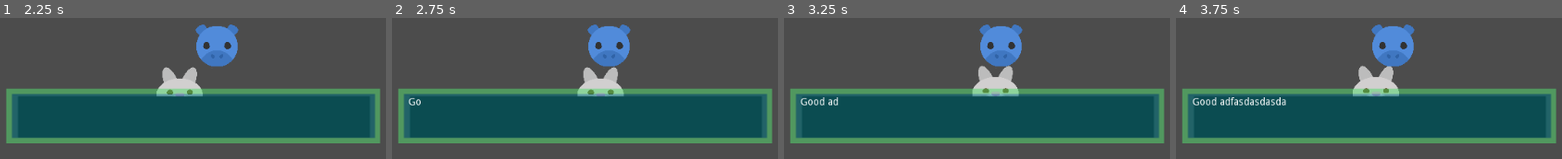
Above: before the commit, frames 1-4 (left to right).
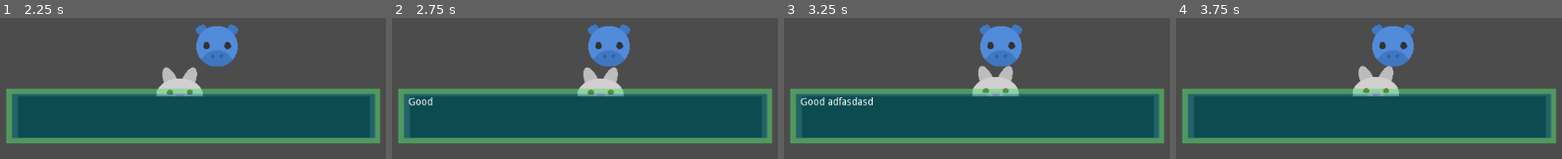
Above: after the commit, the same moments.

Repository: ryugold777/Godot_Interaction_With_Demo
Game: Godot game, scene res://Interacao.tscn
The game is run twice, just before and just after one commit, with the same random seed, the same clock (stepped at 60 frames per second) and the same inputs.
Inputs:
- Up to frame 1 (2.25 s): tap Enter (ui_accept) at 0.5, 0.6, 0.77, 1.07, 1.35, 1.52, 1.82, 2.1 s; hold Right (ui_right) 0.53-1.28 s; hold Down (ui_down) 1.28-2.03 s; hold Right (ui_right) from 2.03 s (still down)
- Up to frame 2 (2.75 s): keep holding Right (ui_right)
- Up to frame 3 (3.25 s): release Right (ui_right) at 2.78 s; hold Up (ui_up) from 2.78 s (still down); tap Enter (ui_accept) at 2.85, 3.02 s
- Up to frame 4 (3.75 s): tap Enter (ui_accept) at 3.32, 3.6 s; release Up (ui_up) at 3.53 s; hold Left (ui_left) from 3.53 s (still down)

Frame 1 is identical in both runs. In frame 2, 0.1% of the frame differs, in the area x 7-11%, y 56-63%; in frame 3, 0.3%; in frame 4, 0.8%, in the area x 4-29%, y 56-63%.

Commit message:
Update area_char_2.gd

Diff:
--- a/area_char_2.gd
+++ b/area_char_2.gd
@@ -5,7 +5,7 @@
 # um variável para ele parar quando estiver interagindo.                      #
 #                                                                             #
 # Autor: Gold Angel                                                           #
-# Data: Dias 08/09/20 de Janeiro de 2023, 02:26                               #
+# Data: Dias 08/09/20 de Janeiro de 2023, 02:51                               #
 # Agradecimentos/Thanks to KoBeWi                                             #
 ###############################################################################
 
@@ -16,7 +16,7 @@
 var colisao_player = false
 var primeira_pagina = true
 var finalizar_texto
-		      #page 0              #page 1              #page 2
+				 #page 0                  #page 1                  #page 2
 var mensagem = ["Hello! How are you?", "Good adfasdasdasdas", "That's good!"]
 onready var texto_mensagem = get_parent().get_node("area_char_2/message_box/message")
 onready var exibir_caixa_mensagem = get_parent().get_node("area_char_2/message_box")
@@ -61,20 +61,20 @@
 			$sound.stream_paused = false
 		while (texto_mensagem.visible_characters) <= (texto_mensagem.text.length()):
 			texto_mensagem.visible_characters += 1
-			$sound.play()
-			yield(get_tree().create_timer(0.2), "timeout")
+			#$sound.play()
+			yield(get_tree().create_timer(0.1), "timeout")
 			show_message()
 		if (pagina > 1):
-			yield(get_tree().create_timer(0.3), "timeout")
+			yield(get_tree().create_timer(0.1), "timeout")
 			show_message()
 		if (pagina >= total_paginas) && (texto_mensagem.visible_characters) >= (texto_mensagem.text.length()):
-				proxima_pagina = false
-				finalizar_texto = true
+			finalizar_texto = true
+			proxima_pagina = false
 
 #Fim da mensagem
-	if (finalizar_texto == true)  && (Input.is_action_just_pressed("ui_accept")):
+	if (finalizar_texto == true) && (Input.is_action_just_pressed("ui_accept")):
+		hide_message()
 		$sound.stream_paused = true
-		hide_message()
 		$sound.stop()
 		finalizar_texto = false
 		primeira_pagina = true
